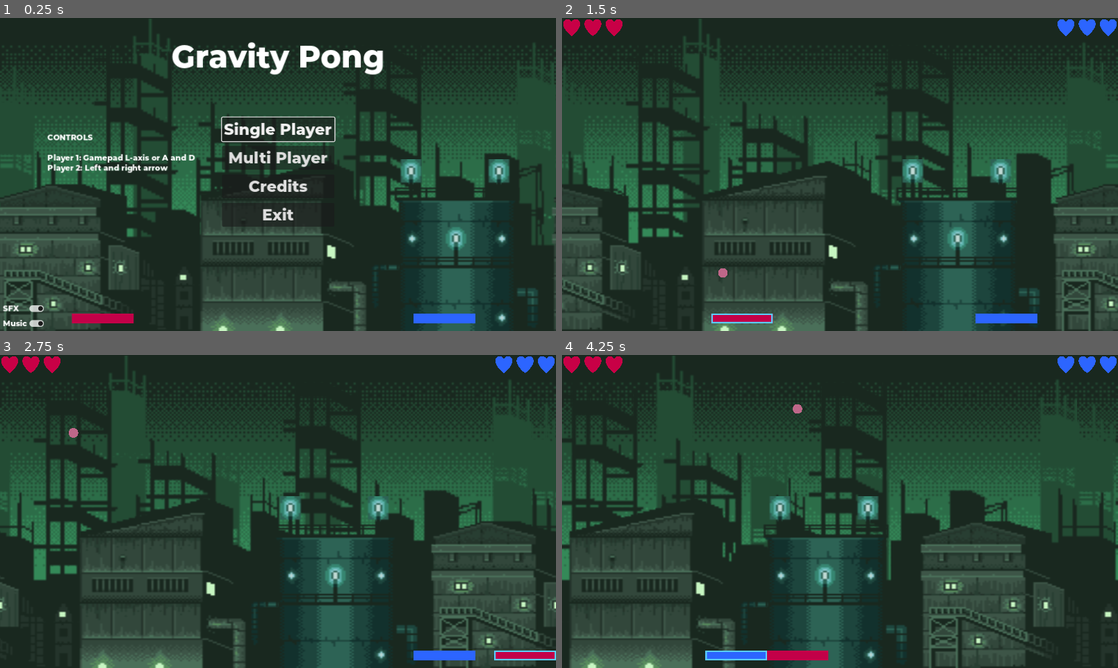
Above: before the commit, frames 1-4 (two rows, left to right).
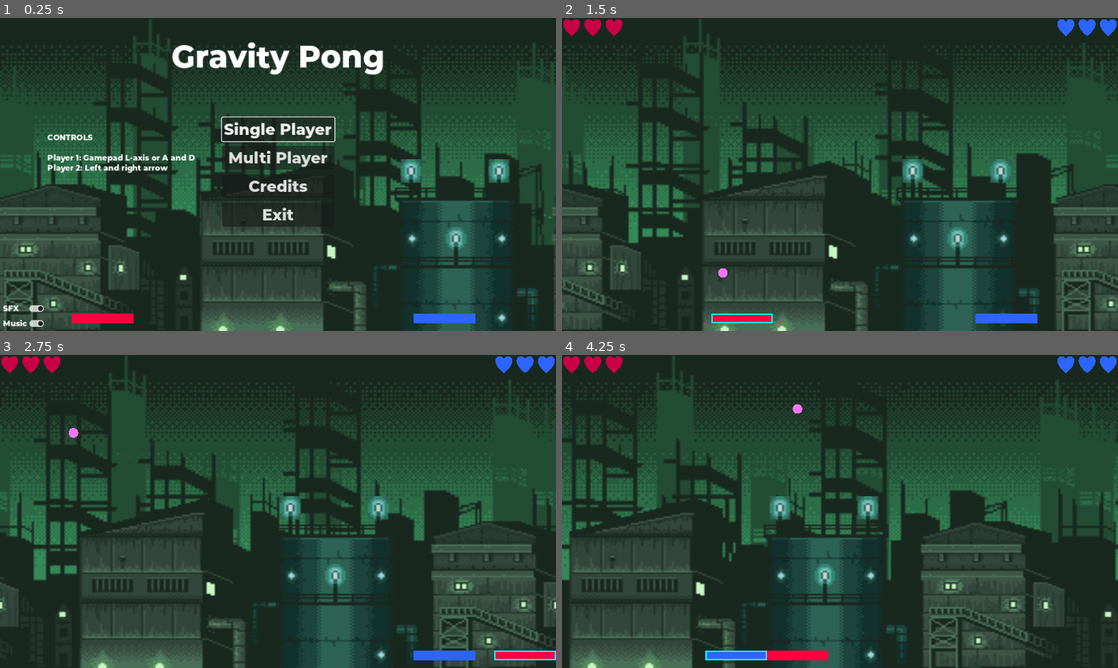
Above: after the commit, the same moments.

Repository: antoniskalou/GravityPong
Game: Godot game, scene res://src/main.tscn
The game is run twice, just before and just after one commit, with the same random seed, the same clock (stepped at 60 frames per second) and the same inputs.
Inputs:
- Up to frame 1 (0.25 s): no input
- Up to frame 2 (1.5 s): click "Single Player" at 0.5 s; hold D (move_right) from 1.28 s (still down); tap Left (move_left_2) at 1.35 s
- Up to frame 3 (2.75 s): keep holding D (move_right); tap Right (move_right_2) at 2.1 s
- Up to frame 4 (4.25 s): release D (move_right) at 2.78 s; hold A (move_left) from 2.78 s (still down); tap Left (move_left_2) at 2.85 s; tap Right (move_right_2) at 3.6 s

The runs differ from the first frame. In frame 1, 0.3% of the frame differs, in the area x 12-24%, y 94-98%; in frame 2, 0.4%; in frame 3, 0.4%; in frame 4, 0.5%, in the area x 25-48%, y 15-98%.

Commit message:
Make colors more neon

Diff:
--- a/src/ball.tscn
+++ b/src/ball.tscn
@@ -15,7 +15,7 @@
 script = ExtResource("1_jwrfy")
 
 [node name="MeshInstance2D" type="MeshInstance2D" parent="."]
-modulate = Color(0.745098, 0.403922, 0.537255, 1)
+modulate = Color(0.988235, 0.454902, 0.992157, 1)
 mesh = SubResource("SphereMesh_2n70m")
 
 [node name="CollisionShape2D" type="CollisionShape2D" parent="."]
--- a/src/main.tscn
+++ b/src/main.tscn
@@ -119,12 +119,12 @@
 shape = SubResource("RectangleShape2D_o5lbo")
 
 [node name="Player1" parent="." instance=ExtResource("3_s4rsf")]
-modulate = Color(0.764706, 0, 0.282353, 1)
+modulate = Color(1, 0, 0.247059, 1)
 position = Vector2(213, 622)
 moves = Array[StringName]([&"move_left", &"move_right"])
 
 [node name="Player2" parent="." instance=ExtResource("3_s4rsf")]
-modulate = Color(0.172549, 0.396078, 1, 1)
+modulate = Color(0.173397, 0.394563, 1, 1)
 position = Vector2(921, 622)
 movement_enabled = false
 
--- a/src/paddle.tscn
+++ b/src/paddle.tscn
@@ -25,14 +25,14 @@
 
 [sub_resource type="ShaderMaterial" id="ShaderMaterial_a6ybr"]
 shader = ExtResource("2_bgqaa")
-shader_parameter/line_color = Color(0.352941, 0.807843, 1, 1)
+shader_parameter/line_color = Color(0.0588235, 0.941176, 0.988235, 1)
 shader_parameter/line_thickness = 3.0
 
 [node name="Paddle" type="CharacterBody2D" groups=["paddle"]]
 collision_mask = 4
 motion_mode = 1
 script = ExtResource("1_20rhy")
-outline_color = Color(0.352941, 0.807843, 1, 1)
+outline_color = Color(0.0588235, 0.941176, 0.988235, 1)
 
 [node name="BallHitDetector" type="Area2D" parent="."]
 collision_layer = 0
